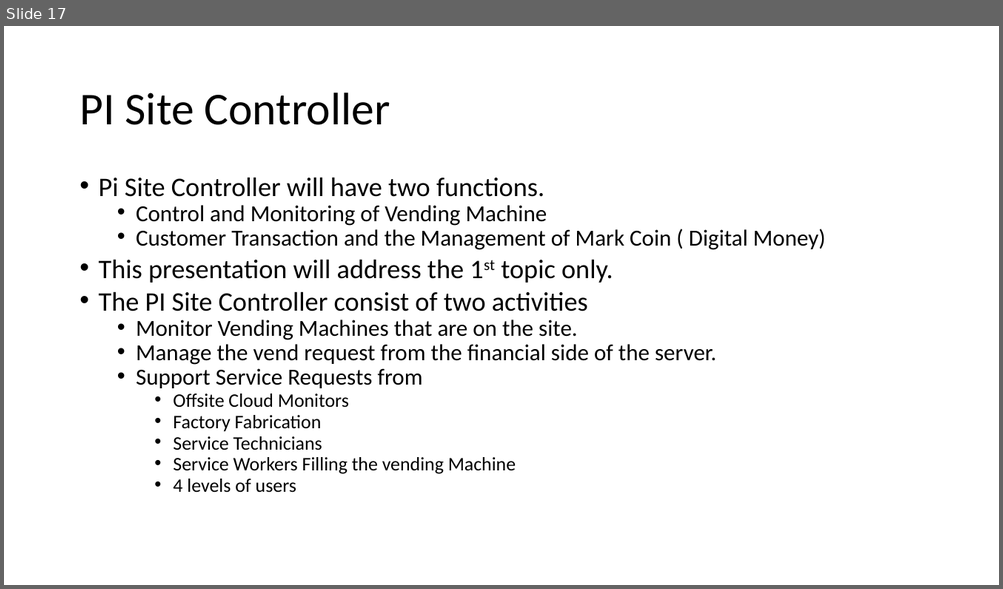
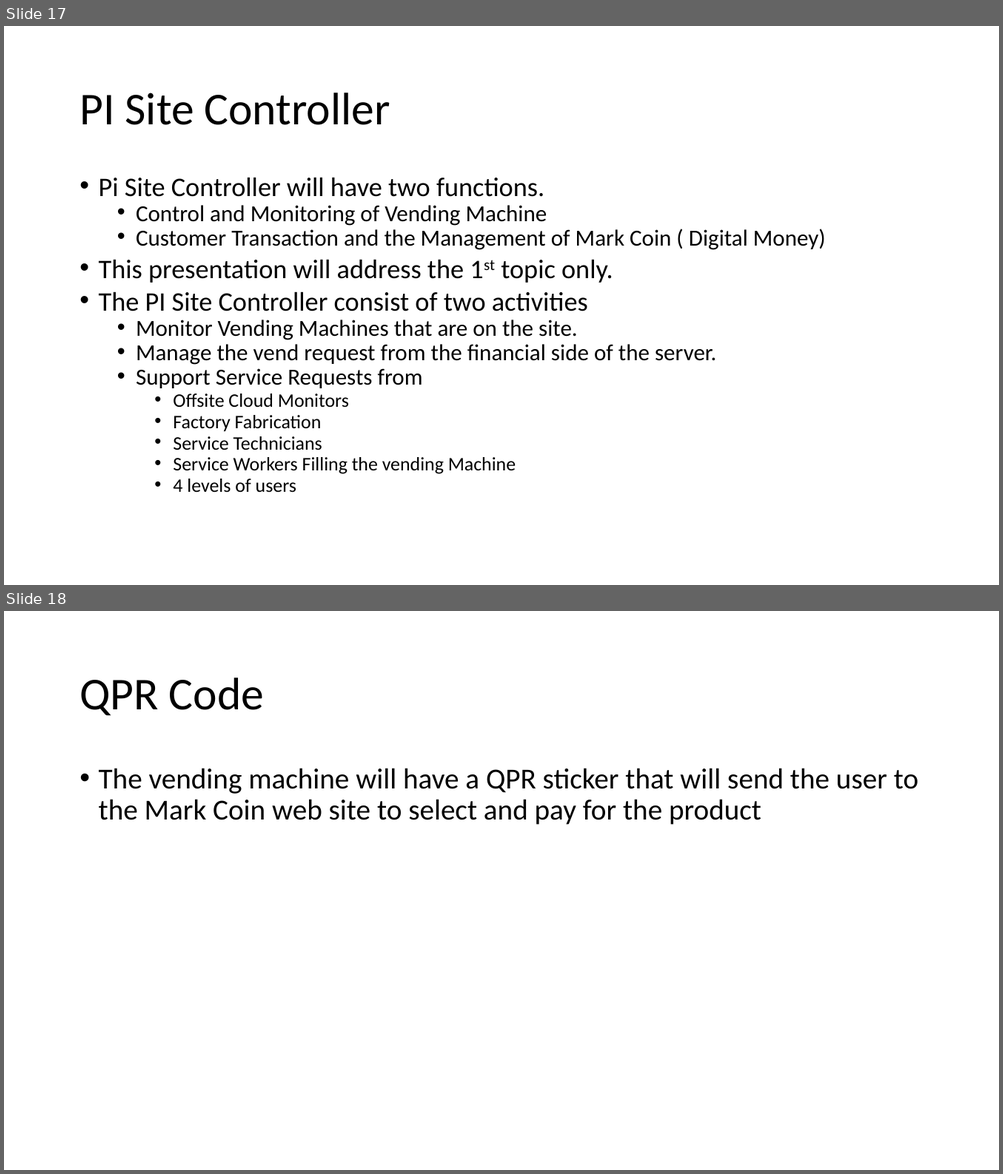
Before and after one commit to NanoDataCenter/nano_data_center, a slide deck: presentations/session_4/vending_machine_design/Vending Machine Hardware Design.pptx. Shown one above the other, each under a label of ours: slide 17 before the commit, slides 17 and 18 after it. The pictures are 1003x589 and 1003x1174 pixels, drawn with LibreOffice and Linux fonts; fonts in the diff are those of the drawing. Boxes give left, top, right and bottom in pixels: in the first picture for what was removed or moved away, otherwise in the second. Text is boxed around its words. In the diff, an @@ line names an element or a change of style, - is before the commit and + after.

```diff
--- a/presentations/session_4/vending_machine_design/Vending Machine Hardware Design.pptx
+++ b/presentations/session_4/vending_machine_design/Vending Machine Hardware Design.pptx
@@ slide 18 added at (4,611,999,1170), background #FFFFFF @@
@@ title added at (79,678,264,715), 44 pt, text #000000 @@
+QPR Code
@@ text added at (99,768,918,825), 28 pt, text #000000 @@
+• The vending machine will have a QPR sticker that will send the user to the Mark Coin web site to select and pay for the product
```
Also in this commit, not shown: 7 slides changed.
